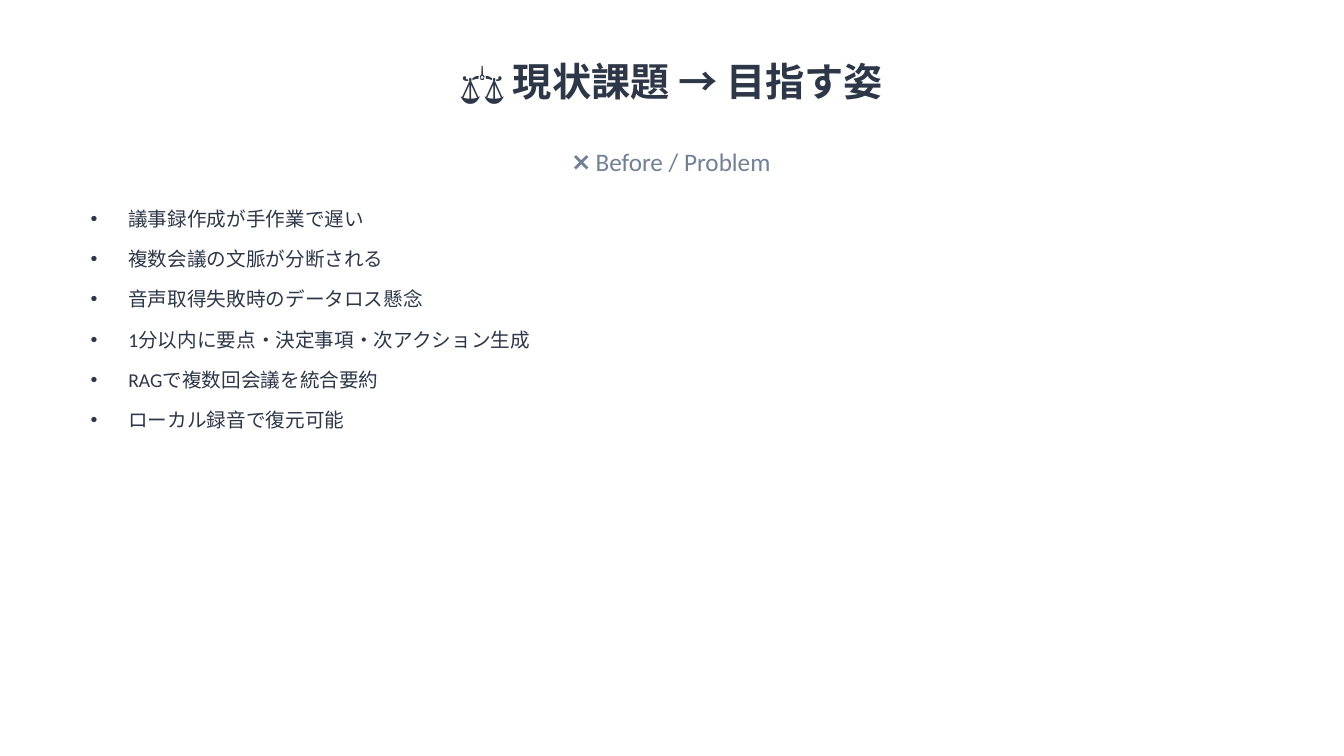
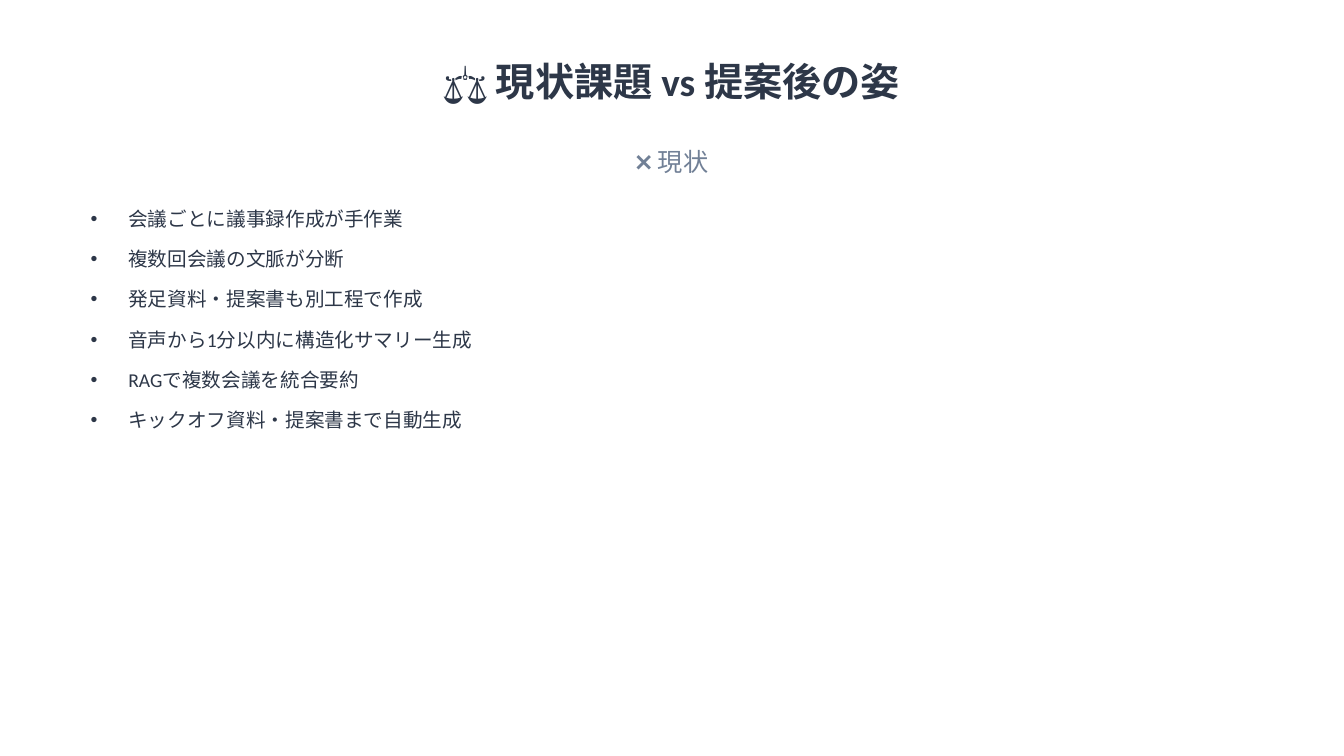
Before and after one commit to shinq3/idea-compiler, a slide deck: slide 4 of documents/doc-3-feature_proposal.pptx. Drawn at 1344x756 pixels with LibreOffice and Linux fonts; fonts in the diff are those of the drawing. Boxes give left, top, right and bottom in pixels: in the first picture for what was removed or moved away, otherwise in the second. Text is boxed around its words. In the diff, an @@ line names an element or a change of style, - is before the commit and + after.

```diff
--- a/documents/doc-3-feature_proposal.pptx
+++ b/documents/doc-3-feature_proposal.pptx
@@ text at (x1=496, y1=62, x2=900, y2=100): text changed @@
-⚖️ 現状課題 → 目指す姿
+⚖️ 現状課題 vs 提案後の姿
@@ text at (x1=658, y1=150, x2=708, y2=173): text changed @@
-❌ Before / Problem
+❌ 現状
@@ text at (x1=128, y1=209, x2=472, y2=429): text changed @@
-• 議事録作成が手作業で遅い
-• 複数会議の文脈が分断される
-• 音声取得失敗時のデータロス懸念
-• 1分以内に要点・決定事項・次アクション生成
-• RAGで複数回会議を統合要約
-• ローカル録音で復元可能
+• 会議ごとに議事録作成が手作業
+• 複数回会議の文脈が分断
+• 発足資料・提案書も別工程で作成
+• 音声から1分以内に構造化サマリー生成
+• RAGで複数会議を統合要約
+• キックオフ資料・提案書まで自動生成
```
Also in this commit, not shown: 14 other slides changed, 4 slides added, 3 slides removed, 1 other file.
